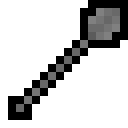
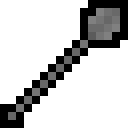
Layer changes from the first 128×128 image to the second:
painted on "Floated Layer" over <box>0,96,32,128</box>
